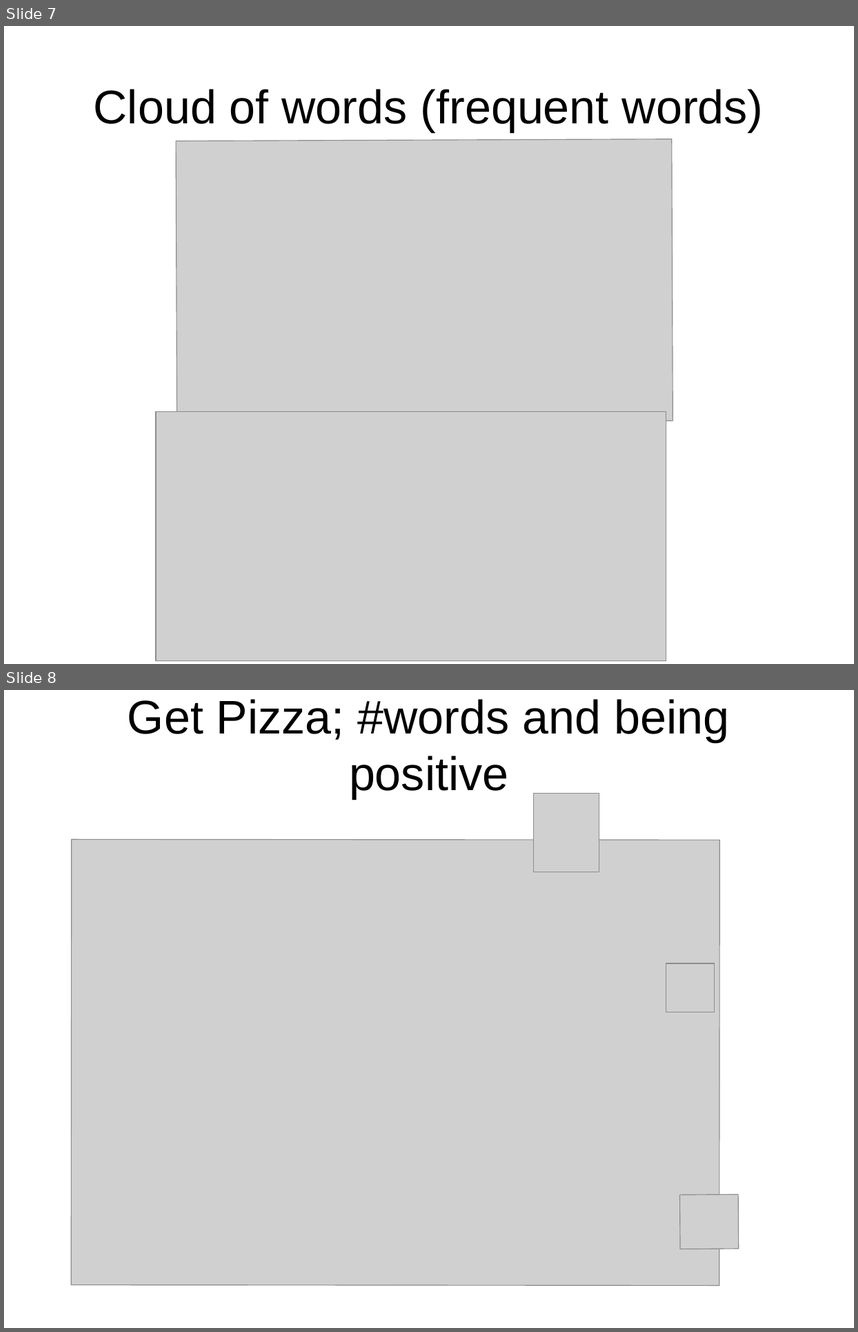
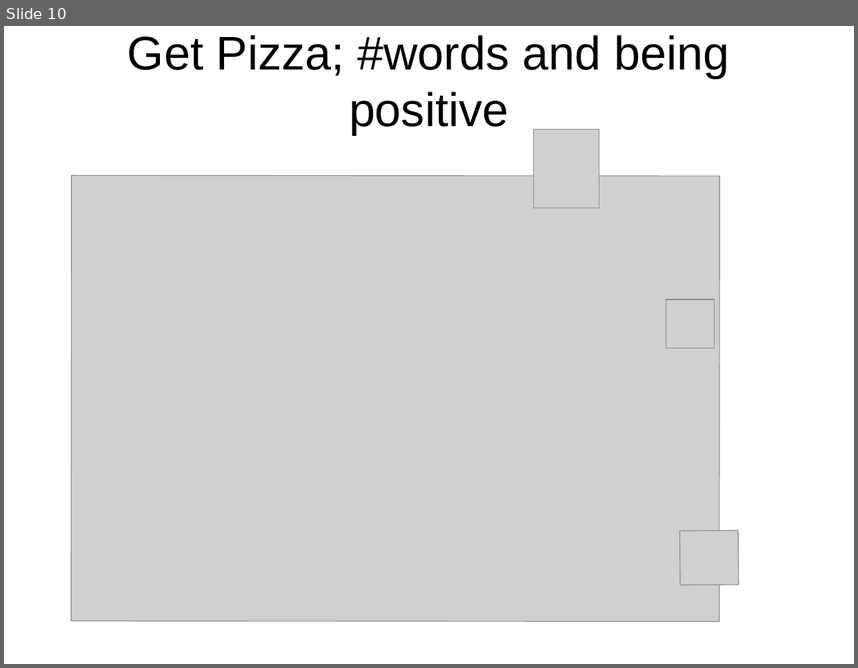
Before and after one commit to leandroohf/raop, a slide deck: doc/pres/pres.odp. Shown one above the other, each under a label of ours: slides 7 and 8 before the commit, slide 10 after it. The pictures are 858x1332 and 858x668 pixels, drawn with LibreOffice and Linux fonts; fonts in the diff are those of the drawing; grey boxes stand for pictures. Boxes give left, top, right and bottom in pixels: in the first picture for what was removed or moved away, otherwise in the second. Text is boxed around its words. In the diff, an @@ line names an element or a change of style, - is before the commit and + after.

```diff
--- a/doc/pres/pres.odp
+++ b/doc/pres/pres.odp
@@ slide 7 removed at bbox=[4, 26, 854, 664], background #FFFFFF @@
@@ title removed at bbox=[94, 89, 764, 132] @@
-Cloud of words (frequent words)
@@ picture removed at bbox=[176, 139, 673, 423] @@
@@ picture removed at bbox=[156, 411, 666, 660] @@
@@ what was slide 8 is now slide 10 @@
```
Also in this commit, not shown: 4 slides changed, 4 slides added.
